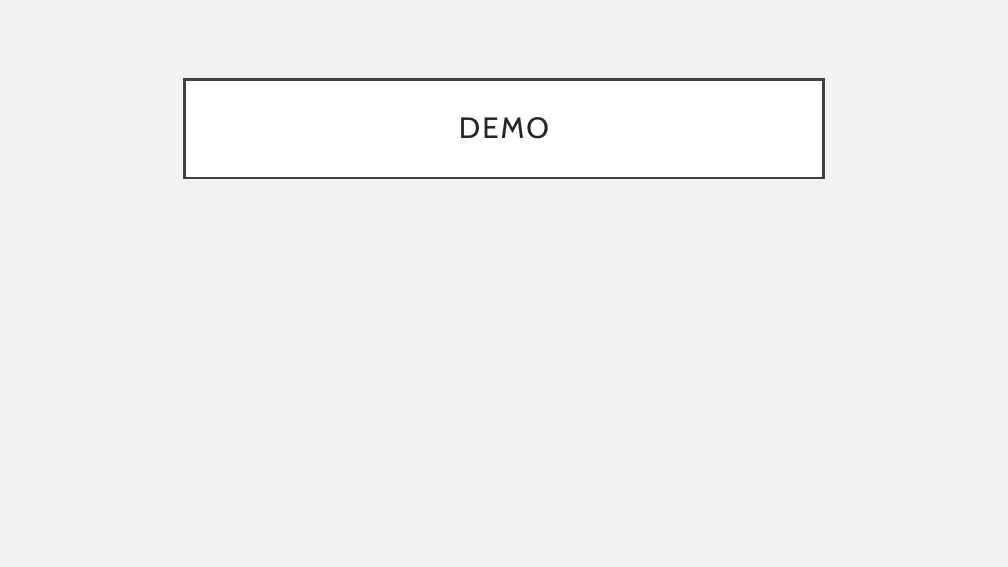
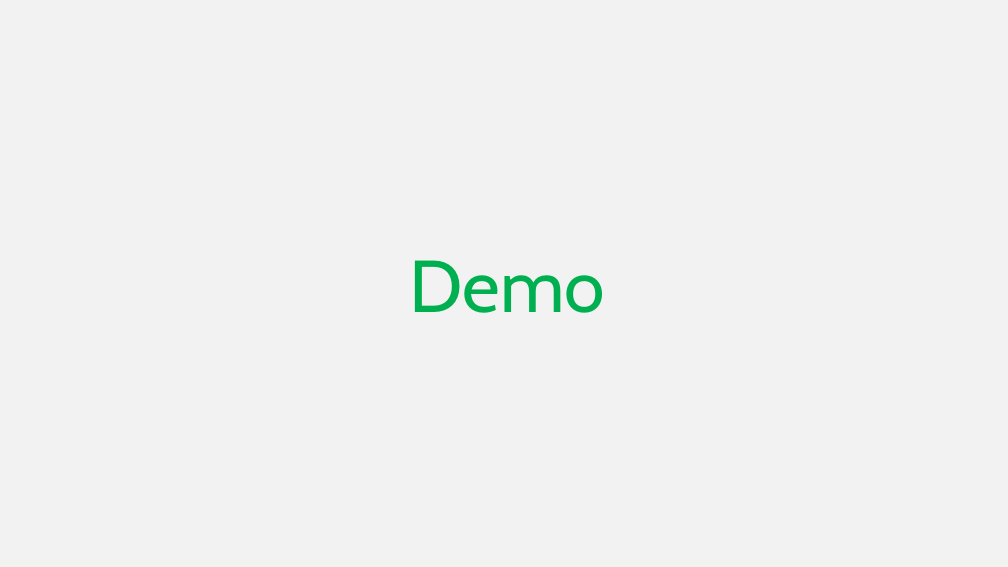
Before and after one commit to ivwangYW/5100CS_Group_Final_Project_Expense-AI, a slide deck: slide 11 of AI Empowered Automated Employee Expense Reimbursement Process.pptx (slide 10 before the commit). Drawn at 1008x567 pixels with LibreOffice and Linux fonts; fonts in the diff are those of the drawing; background and template pictures are left out. Boxes give left, top, right and bottom in pixels: in the first picture for what was removed or moved away, otherwise in the second. Text is boxed around its words. In the diff, an @@ line names an element or a change of style, - is before the commit and + after.

```diff
--- a/AI Empowered Automated Employee Expense Reimbursement Process.pptx
+++ b/AI Empowered Automated Employee Expense Reimbursement Process.pptx
@@ text "Demo" moved from (x1=185, y1=79, x2=823, y2=178) to (x1=410, y1=260, x2=605, y2=313) @@
@@ text "Demo" at (x1=410, y1=260, x2=605, y2=313): vertical alignment middle to top; fill #FFFFFF to none; outline #404040 2.5 pt to none @@
@@ text at (x1=410, y1=260, x2=605, y2=313): text changed; size 28 to 70 pt; text colour #262626 to #00B050 @@
-DEMO
+Demo
```
Also in this commit, not shown: 7 other slides changed, 3 slides added, 1 slide removed, 3 other files.
